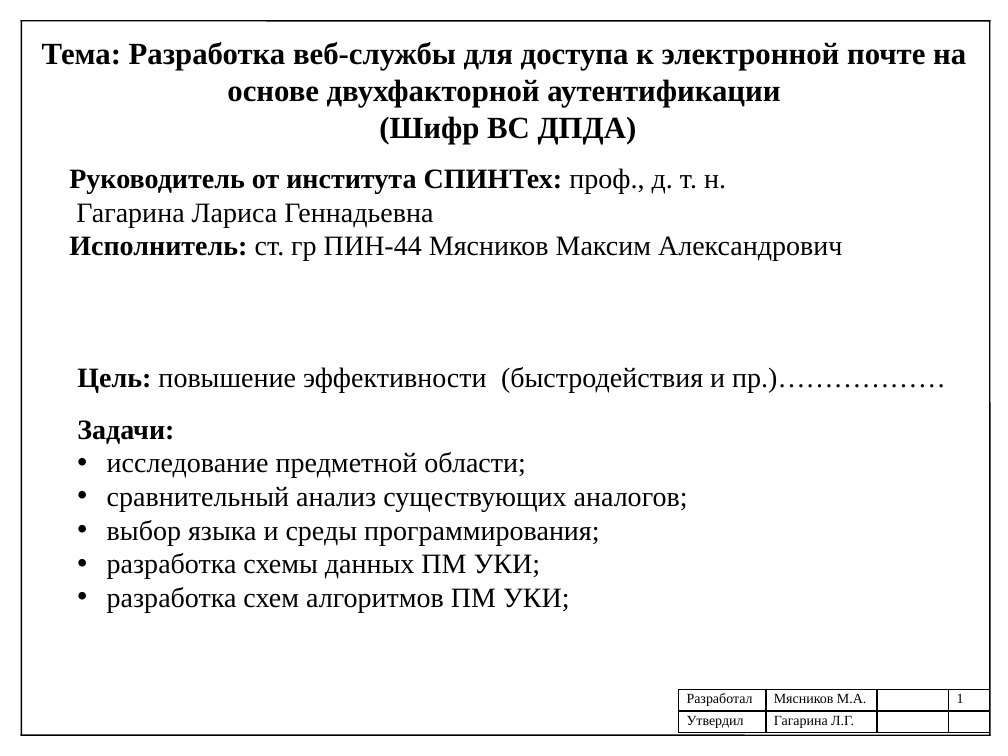
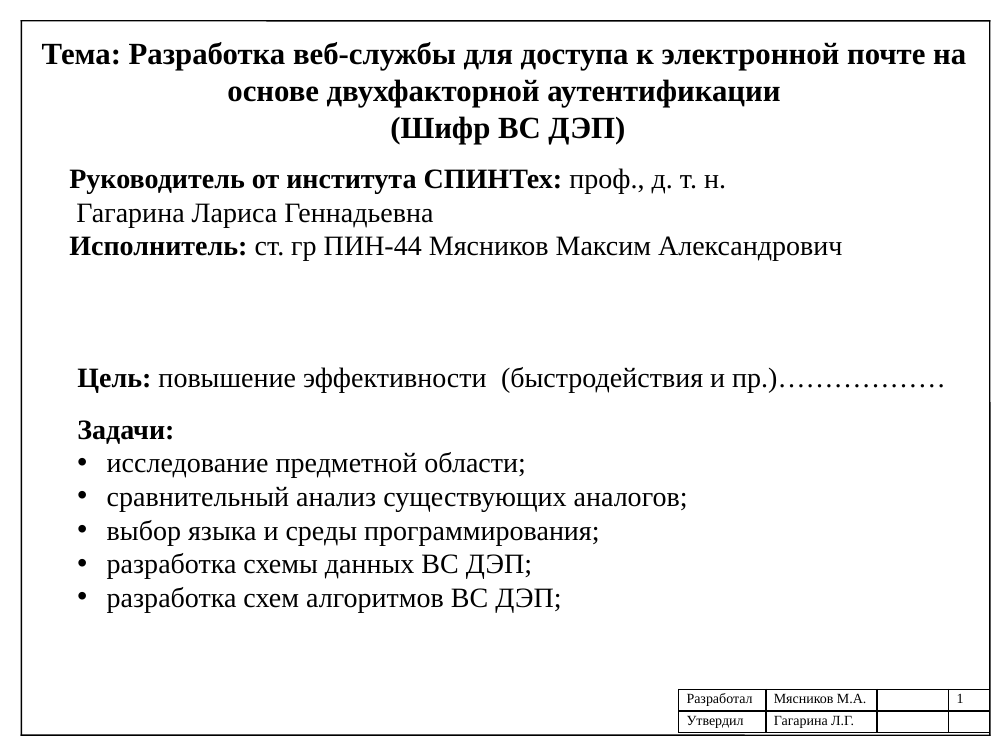
Before and after one commit to mJaJksJ/VCR, a slide deck: slide 1 of УП-Презентация.pptx. Drawn at 1008x756 pixels with LibreOffice and Linux fonts; fonts in the diff are those of the drawing. Boxes give left, top, right and bottom in pixels: in the first picture for what was removed or moved away, otherwise in the second. Text is boxed around its words. In the diff, an @@ line names an element or a change of style, - is before the commit and + after.

```diff
--- a/УП-Презентация.pptx
+++ b/УП-Презентация.pptx
@@ text at (42, 42, 966, 144): text changed @@
-Тема: Разработка веб-службы для доступа к электронной почте на основе двухфакторной аутентификации
-(Шифр ВС ДПДА)
+Тема: Разработка веб-службы для доступа к электронной почте на основе двухфакторной аутентификации
+(Шифр ВС ДЭП)
@@ text at (107, 553, 561, 612): text changed @@
-• разработка схемы данных ПМ УКИ;
-• разработка схем алгоритмов ПМ УКИ;
+• разработка схемы данных ВС ДЭП;
+• разработка схем алгоритмов ВС ДЭП;
```
Also in this commit, not shown: 3 other slides changed, 2 other files.
